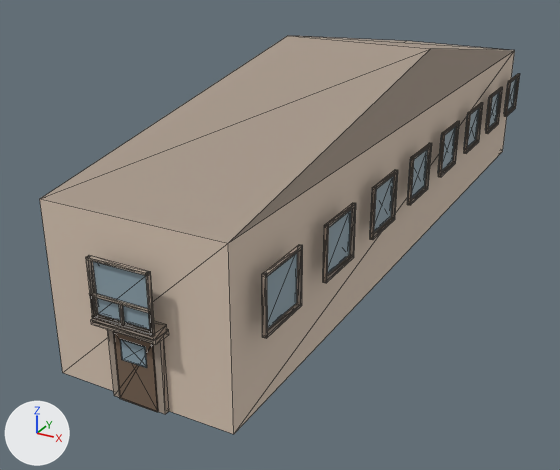
A saved change to the glTF model public/buildings/residential_1x4_a.glb.
Before and after are seen from a 50 mm camera at (16.4, -15.2, 14.1) aimed at (1.3, 12.2, 0.4). The axes (+X, +Y, +Z) are drawn at lower left. The lights are the same throughout. The picture after the commit comes second. Mesh edges are drawn as thin lines. Vertices at exactly the same position are counted once.

Objects in the first picture: 'residential_1x4_a_0'.
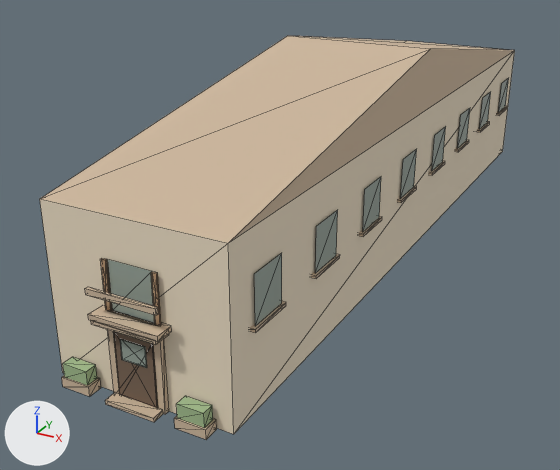
Boxes (x1, y1, x2, y2) around the edits, measured in the pictures (560 x 470 px):
'residential_1x4_a_0', recoloured, reshaped: before (40, 36, 520, 434); after (40, 36, 515, 440)
part 1 of me_residential_1x4_a_0, added (mostly hidden): after (108, 310, 157, 326)
part 2 of me_residential_1x4_a_0, added (beige): after (88, 305, 171, 342)
part 3 of me_residential_1x4_a_0, added (beige): after (85, 287, 158, 315)
part 4 of me_residential_1x4_a_0, added: after (250, 301, 286, 333)
part 5 of me_residential_1x4_a_0, added: after (311, 254, 340, 279)
part 6 of me_residential_1x4_a_0, added: after (359, 216, 382, 237)
part 7 of me_residential_1x4_a_0, added: after (397, 186, 417, 203)
part 8 of me_residential_1x4_a_0, added: after (428, 161, 445, 175)
part 9 of me_residential_1x4_a_0, added: after (455, 140, 469, 152)
part 10 of me_residential_1x4_a_0, added: after (477, 122, 490, 132)
part 11 of me_residential_1x4_a_0, added (beige): after (62, 376, 101, 396)
part 12 of me_residential_1x4_a_0, added (beige): after (174, 416, 217, 440)
part 13 of me_residential_1x4_a_0, added (beige): after (105, 393, 163, 422)
part 14 of me_residential_1x4_a_0, added: after (100, 258, 112, 311)
part 15 of me_residential_1x4_a_0, added: after (151, 272, 161, 326)
part 16 of me_residential_1x4_a_0, added: after (63, 357, 97, 385)
part 17 of me_residential_1x4_a_0, added: after (176, 396, 213, 428)
part 18 of me_residential_1x4_a_0, deleted: before (86, 74, 520, 341)
part 19 of me_residential_1x4_a_0, added: after (108, 78, 509, 326)

Patch to the scene script:
```diff
--- a/public/buildings/residential_1x4_a.glb.py
+++ b/public/buildings/residential_1x4_a.glb.py
@@ mat_residential_1x4_a_trim @@
 mat_residential_1x4_a_trim = principled_material('residential_1x4_a_trim')
-mat_residential_1x4_a_trim.base_color = (0.385, 0.314, 0.253)  # beige #a7988a
+mat_residential_1x4_a_trim.base_color = (0.62, 0.48, 0.34)  # beige #ceb89e
 mat_residential_1x4_a_trim.roughness = 0.85
@@ me_residential_1x4_a_0 @@
-me_residential_1x4_a_0.from_pydata(...)  # 802 vertices, 1206 faces; spans x -0.6..7.1, y -0.6..31.1, z 0.0..8.5
+me_residential_1x4_a_0.from_pydata(...)  # 330 vertices, 426 faces; spans x -0.2..6.7, y -0.6..30.7, z 0.0..8.5
+# me_residential_1x4_a_0 part 1: a new loose piece, a box spanning x 2.35..4.15, y -0.18..0.18, z 2.88..3.0, in mat_residential_1x4_a_trim (beige #ceb89e)
+# me_residential_1x4_a_0 part 2: a new loose piece, a box spanning x 2.0..4.5, y -0.62..0.02, z 2.82..3.0, in mat_residential_1x4_a_trim (beige #ceb89e)
+# me_residential_1x4_a_0 part 3: a new loose piece, a box spanning x 2.0..4.5, y -0.62..-0.51, z 3.65..3.85, in mat_residential_1x4_a_trim (beige #ceb89e)
+# me_residential_1x4_a_0 part 4: a new loose piece, a box spanning x 6.32..6.68, y 1.01..2.81, z 2.88..3.0, in mat_residential_1x4_a_trim (beige #ceb89e)
+# me_residential_1x4_a_0 part 5: a new loose piece, a box spanning x 6.32..6.68, y 4.82..6.62, z 2.88..3.0, in mat_residential_1x4_a_trim (beige #ceb89e)
+# me_residential_1x4_a_0 part 6: a new loose piece, a box spanning x 6.32..6.68, y 8.63..10.43, z 2.88..3.0, in mat_residential_1x4_a_trim (beige #ceb89e)
+# me_residential_1x4_a_0 part 7: a new loose piece, a box spanning x 6.32..6.68, y 12.44..14.24, z 2.88..3.0, in mat_residential_1x4_a_trim (beige #ceb89e)
+# me_residential_1x4_a_0 part 8: a new loose piece, a box spanning x 6.32..6.68, y 16.26..18.06, z 2.88..3.0, in mat_residential_1x4_a_trim (beige #ceb89e)
+# me_residential_1x4_a_0 part 9: a new loose piece, a box spanning x 6.32..6.68, y 20.07..21.87, z 2.88..3.0, in mat_residential_1x4_a_trim (beige #ceb89e)
+# me_residential_1x4_a_0 part 10: a new loose piece, a box spanning x 6.32..6.68, y 23.88..25.68, z 2.88..3.0, in mat_residential_1x4_a_trim (beige #ceb89e)
+# me_residential_1x4_a_0 part 11: a new loose piece, a box spanning x 0.55..1.65, y -0.58..-0.05, z 0.0..0.35, in mat_residential_1x4_a_trim (beige #ceb89e)
+# me_residential_1x4_a_0 part 12: a new loose piece, a box spanning x 4.85..5.95, y -0.58..-0.05, z 0.0..0.35, in mat_residential_1x4_a_trim (beige #ceb89e)
+# me_residential_1x4_a_0 part 13: a new loose piece, a box spanning x 2.34..4.16, y -0.65..-0.2, z 0.0..0.15, in mat_residential_1x4_a_trim (beige #ceb89e)
+# me_residential_1x4_a_0 part 14: a new loose piece, a box spanning x 2.26..2.45, y -0.15..-0.1, z 3.0..4.65, in mat_residential_1x4_a_sign (brown #b5936f)
+# me_residential_1x4_a_0 part 15: a new loose piece, a box spanning x 4.05..4.24, y -0.15..-0.1, z 3.0..4.65, in mat_residential_1x4_a_sign (brown #b5936f)
+# me_residential_1x4_a_0 part 16: a new loose piece, a box spanning x 0.63..1.57, y -0.53..-0.1, z 0.35..0.85, in mat_residential_1x4_a_awning (greyish green #a0ba8b)
+# me_residential_1x4_a_0 part 17: a new loose piece, a box spanning x 4.93..5.87, y -0.53..-0.1, z 0.35..0.85, in mat_residential_1x4_a_awning (greyish green #a0ba8b)
+# me_residential_1x4_a_0 part 18: 95 loose pieces with 760 vertices, spanning x -0.6..7.1, y -0.6..31.1, z 2.8..4.9, are deleted
+# me_residential_1x4_a_0 part 19: 72 vertices added at x -0.1..6.6, y -0.1..30.6, z 3.0..4.7
+# other edits to the shape of me_residential_1x4_a_0 do not show in these pictures
 me_residential_1x4_a_0.materials.append(mat_residential_1x4_a_wall)
@@ me_residential_1x4_a_0 @@
 me_residential_1x4_a_0.materials.append(mat_residential_1x4_a_door)
+me_residential_1x4_a_0.materials.append(mat_residential_1x4_a_sign)  # brown #b5936f
+me_residential_1x4_a_0.materials.append(mat_residential_1x4_a_awning)  # greyish green #a0ba8b
```
